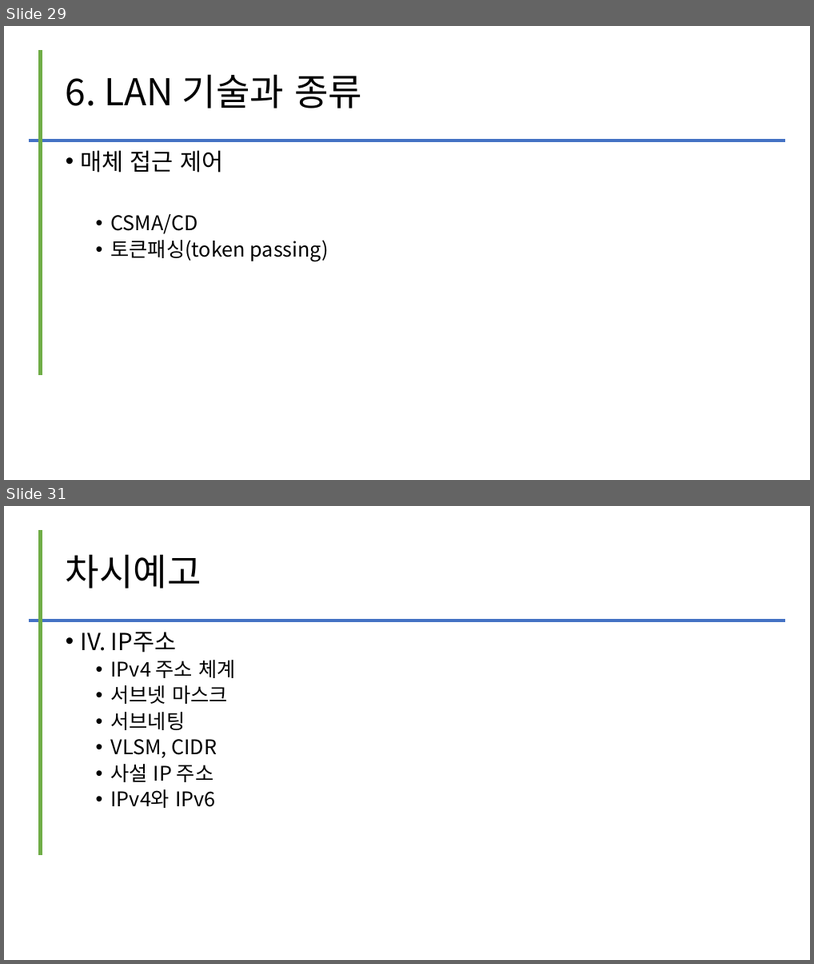
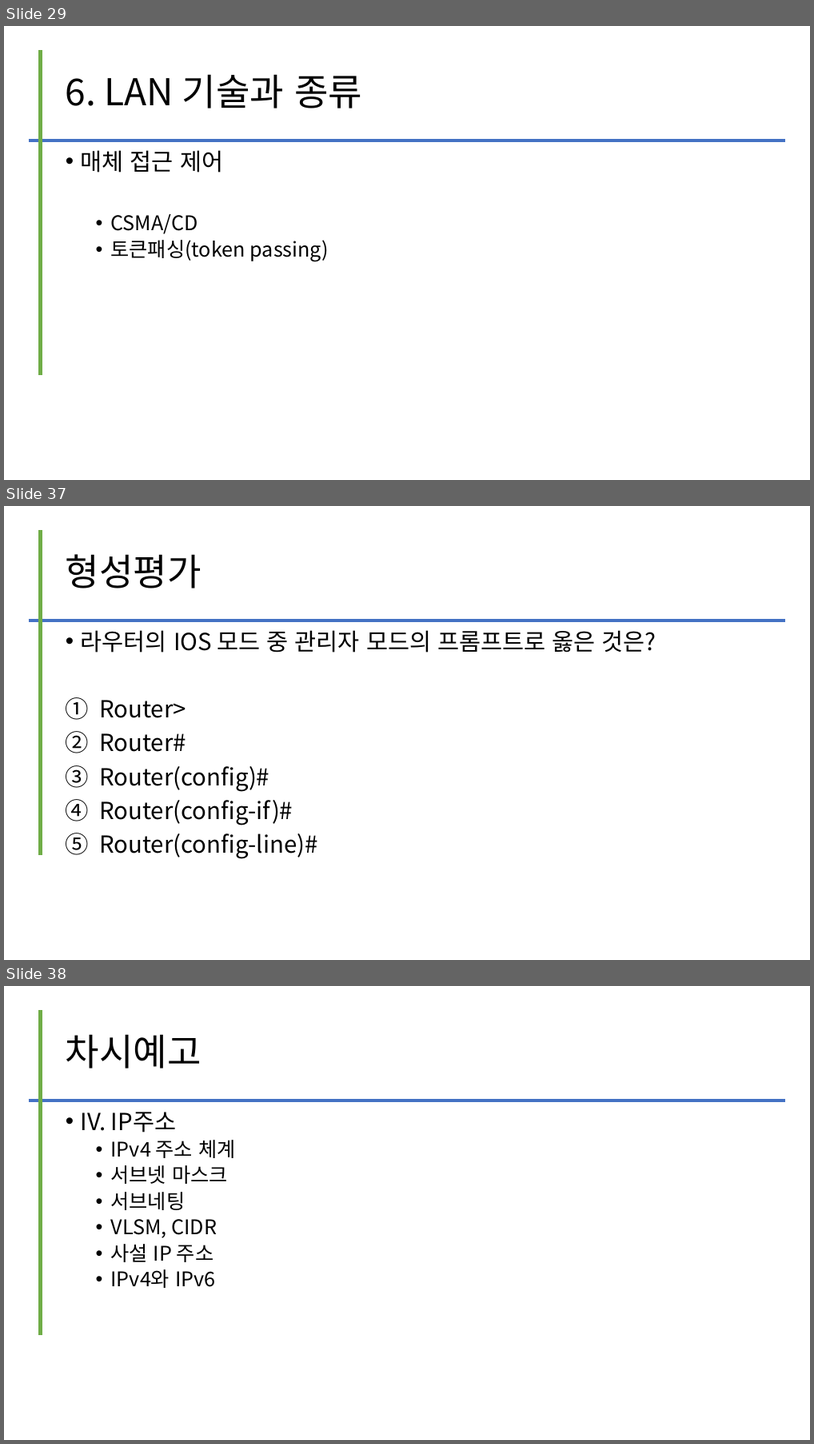
Before and after one commit to kig2929kig/2025-1-network, a slide deck: 컴퓨터 네트워크 - III. LAN.pptx. Shown one above the other, each under a label of ours: slides 29 and 31 before the commit, slides 29, 37 and 38 after it; the slides between them are not shown. The pictures are 814x964 and 814x1444 pixels, drawn with LibreOffice and Linux fonts; fonts in the diff are those of the drawing. Boxes give left, top, right and bottom in pixels: in the first picture for what was removed or moved away, otherwise in the second. Text is boxed around its words. In the diff, an @@ line names an element or a change of style, - is before the commit and + after.

```diff
--- a/컴퓨터 네트워크 - III. LAN.pptx
+++ b/컴퓨터 네트워크 - III. LAN.pptx
@@ slide 37 added at bbox=[4, 506, 810, 960], background #FFFFFF @@
@@ line added from (41, 530) to (41, 855), #70AD47 4.5 pt @@
@@ title added at bbox=[66, 554, 202, 588], 44 pt, text #000000 @@
+형성평가
@@ line added from (28, 620) to (786, 620), #4472C4 4.5 pt @@
@@ text added at bbox=[81, 630, 657, 859], 28 pt, text #000000 @@
+• 라우터의 IOS 모드 중 관리자 모드의 프롬프트로 옳은 것은?
+1. Router>
+2. Router#
+3. Router(config)#
+4. Router(config-if)#
+5. Router(config-line)#
@@ what was slide 31 is now slide 38 @@
```
Also in this commit, not shown: 1 slide changed, 6 other slides added, 1 slide removed.
